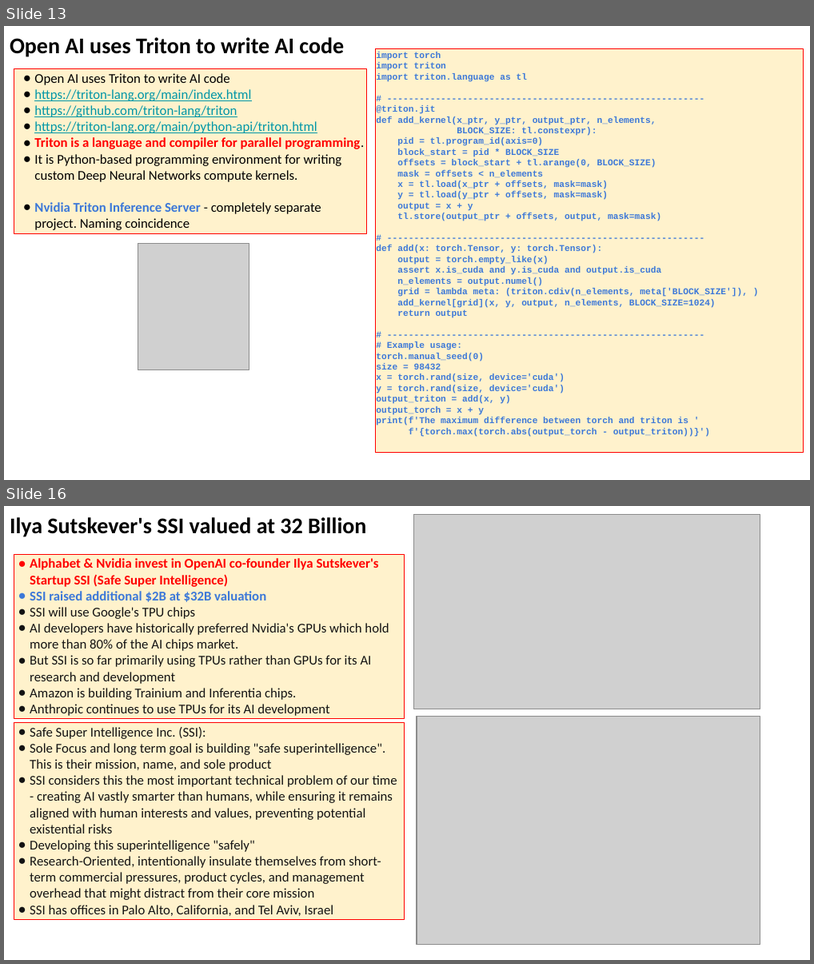
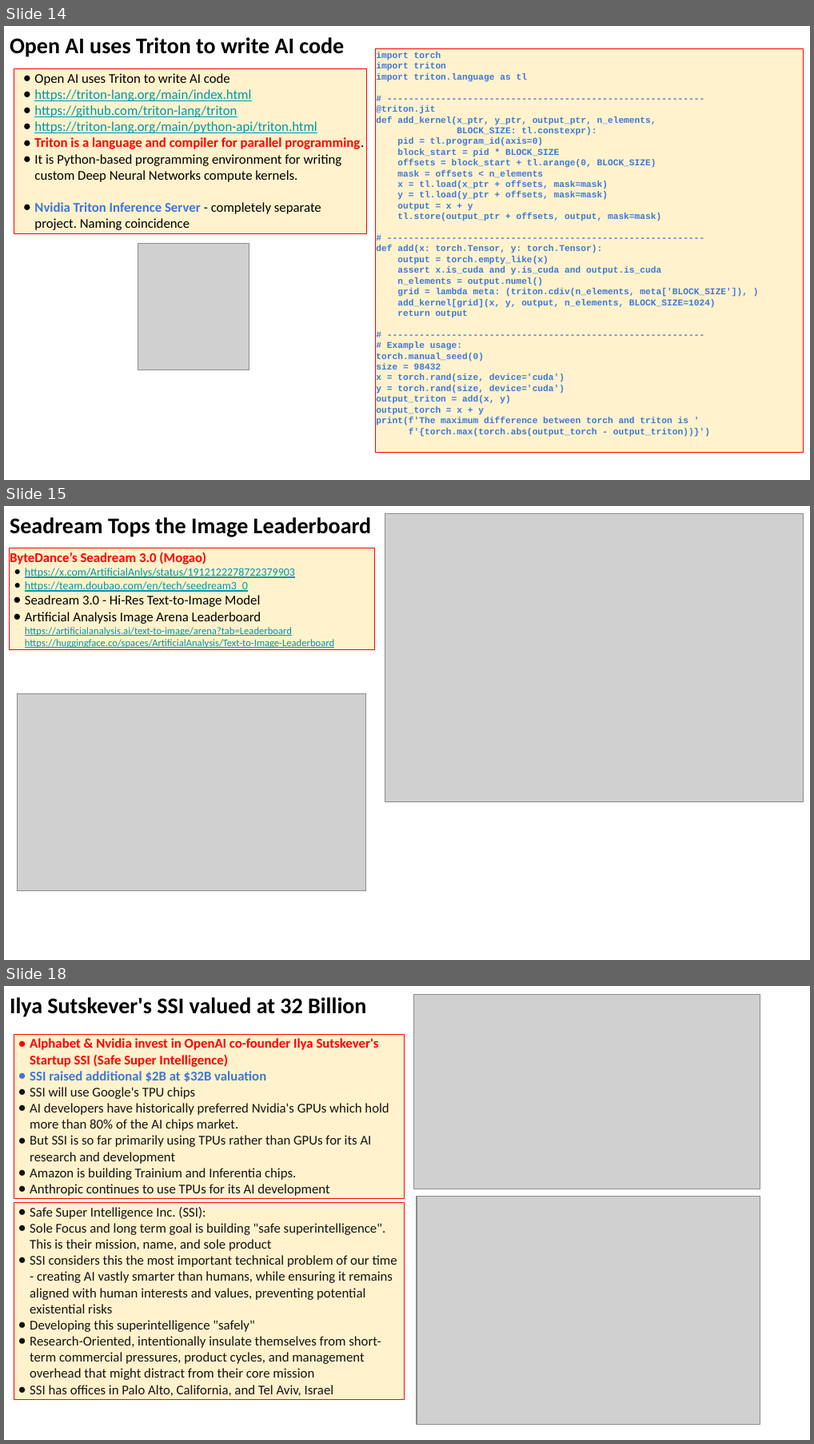
Before and after one commit to lselector/seminar, a slide deck: 2025/2025-04-18-AI-Updates.pptx. Shown one above the other, each under a label of ours: slides 13 and 16 before the commit, slides 14, 15 and 18 after it; the slides between them are not shown. The pictures are 814x964 and 814x1444 pixels, drawn with LibreOffice and Linux fonts; fonts in the diff are those of the drawing; grey boxes stand for pictures. Boxes give left, top, right and bottom in pixels: in the first picture for what was removed or moved away, otherwise in the second. Text is boxed around its words. In the diff, an @@ line names an element or a change of style, - is before the commit and + after.

```diff
--- a/2025/2025-04-18-AI-Updates.pptx
+++ b/2025/2025-04-18-AI-Updates.pptx
@@ slide 15 added at (x1=4, y1=506, x2=810, y2=960), background #FFFFFF @@
@@ text added at (x1=10, y1=517, x2=372, y2=537), 20 pt, text #000000, bold @@
+Seadream Tops the Image Leaderboard
@@ picture added at (x1=385, y1=514, x2=804, y2=802) @@
@@ rectangle added at (x1=9, y1=548, x2=375, y2=650), fill #FFF2CC, outline #FF0000 0.75 pt, 9 pt, text #0097A7, underline @@
+ByteDance’s Seadream 3.0 (Mogao)
+● https://x.com/ArtificialAnlys/status/1912122278722379903
+● https://team.doubao.com/en/tech/seedream3_0
+● Seadream 3.0 - Hi-Res Text-to-Image Model
+● Artificial Analysis Image Arena Leaderboard https://artificialanalysis.ai/text-to-image/arena?tab=Leaderboard
+  https://huggingface.co/spaces/ArtificialAnalysis/Text-to-Image-Leaderboard
@@ picture added at (x1=17, y1=693, x2=366, y2=891) @@
@@ what was slide 13 is now slide 14 @@
@@ what was slide 16 is now slide 18 @@
```
Also in this commit, not shown: 4 slides changed, 3 other slides added, 1 slide removed.
